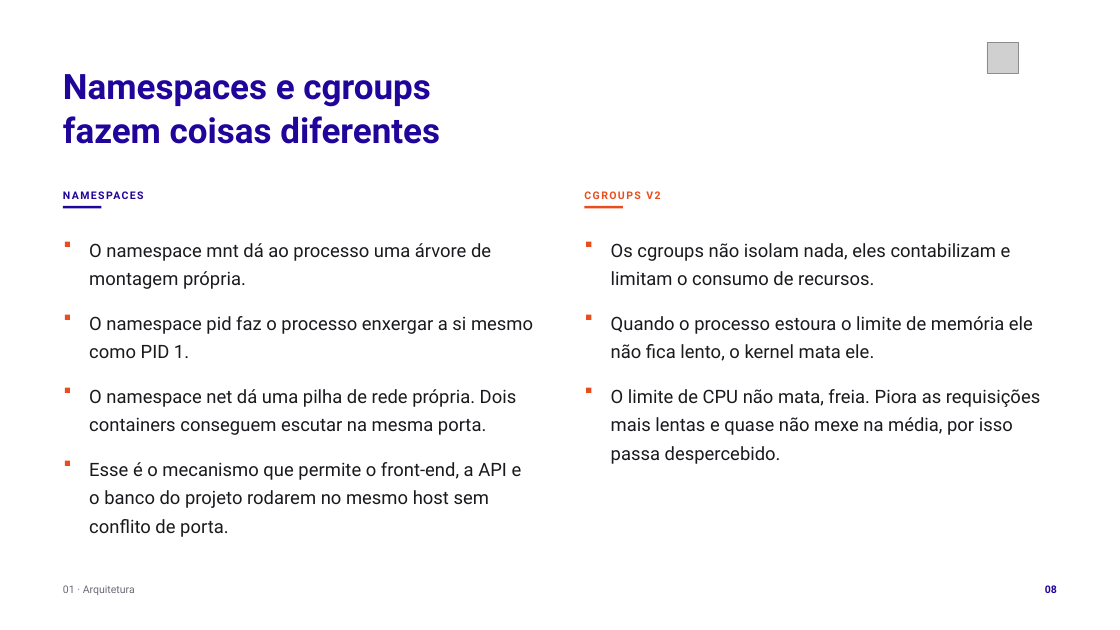
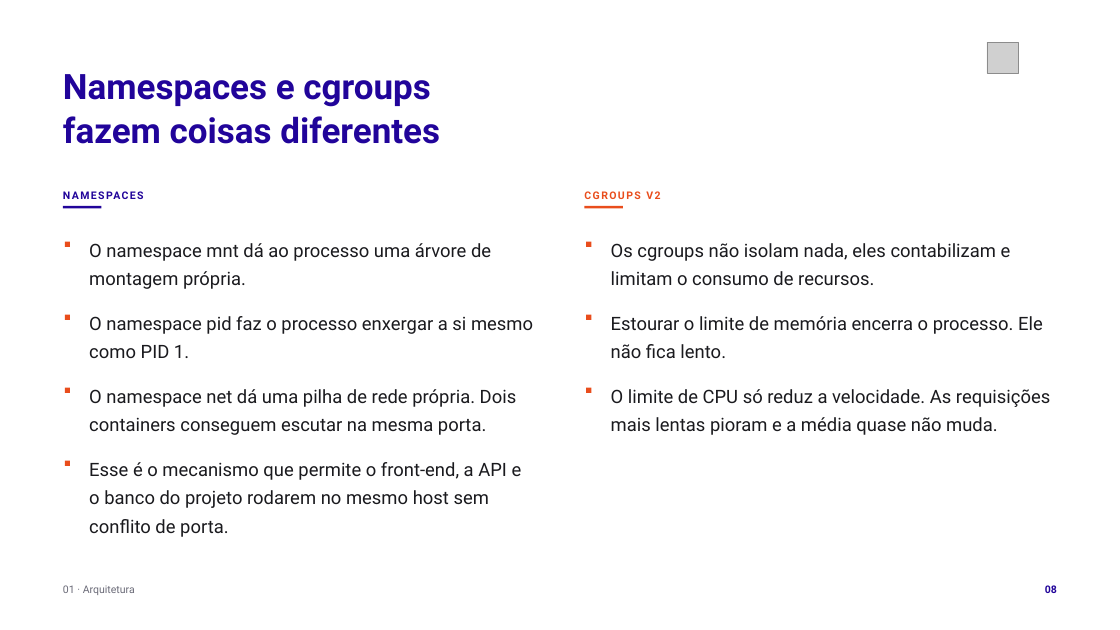
Before and after one commit to tcpassos/invite-app, a slide deck: slide 8 of trabalhos/T1-Docker-Invite-People.pptx. Drawn at 1120x630 pixels with LibreOffice and Linux fonts; fonts in the diff are those of the drawing; grey boxes stand for pictures. Boxes give left, top, right and bottom in pixels: in the first picture for what was removed or moved away, otherwise in the second. Text is boxed around its words. In the diff, an @@ line names an element or a change of style, - is before the commit and + after.

```diff
--- a/trabalhos/T1-Docker-Invite-People.pptx
+++ b/trabalhos/T1-Docker-Invite-People.pptx
@@ text at (611, 316, 1043, 358): text changed @@
-Quando o processo estoura o limite de memória ele não fica lento, o kernel mata ele.
+Estourar o limite de memória encerra o processo. Ele não fica lento.
@@ text at (611, 389, 1050, 435): text changed @@
-O limite de CPU não mata, freia. Piora as requisições mais lentas e quase não mexe na média, por isso passa despercebido.
+O limite de CPU só reduz a velocidade. As requisições mais lentas pioram e a média quase não muda.
```
Also in this commit, not shown: 20 other slides changed, 20 other files.
